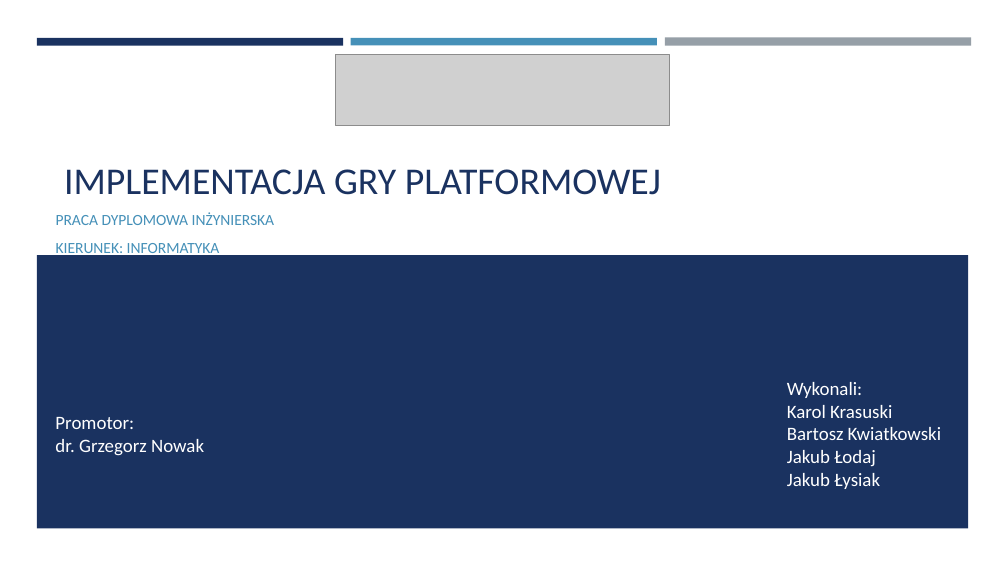
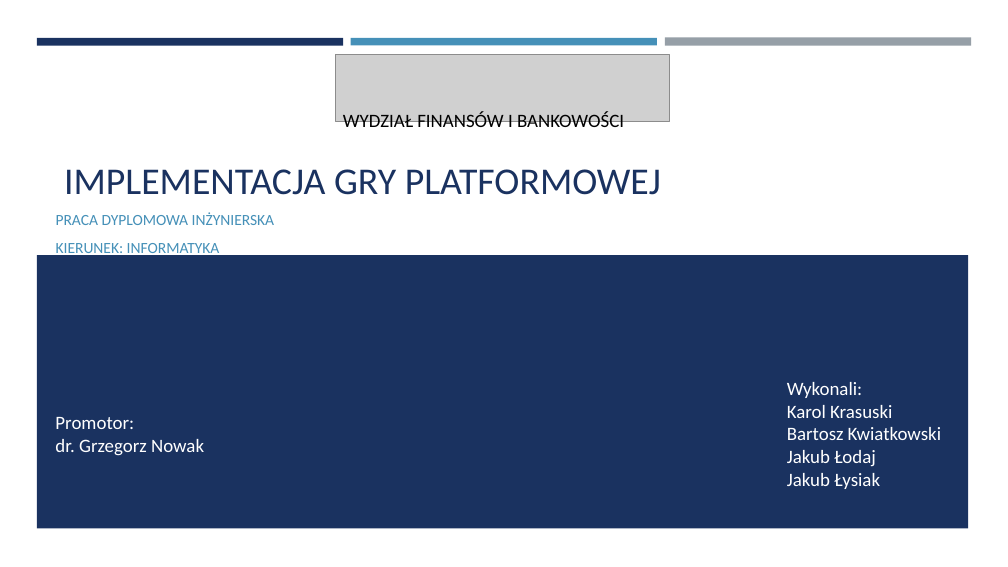
Before and after one commit to kwiat323/Praca_Inzynierska, a slide deck: slide 1 of Prezentacja/Prezentacja pracy dyplomowej.pptx. Drawn at 1008x567 pixels with LibreOffice and Linux fonts; fonts in the diff are those of the drawing; grey boxes stand for pictures. Boxes give left, top, right and bottom in pixels: in the first picture for what was removed or moved away, otherwise in the second. Text is boxed around its words. In the diff, an @@ line names an element or a change of style, - is before the commit and + after.

```diff
--- a/Prezentacja/Prezentacja pracy dyplomowej.pptx
+++ b/Prezentacja/Prezentacja pracy dyplomowej.pptx
@@ text added at [343, 111, 624, 132], 18 pt, text #000000 @@
+WYDZIAŁ FINANSÓW I BANKOWOŚCI
```
Also in this commit, not shown: 4 other slides changed.
